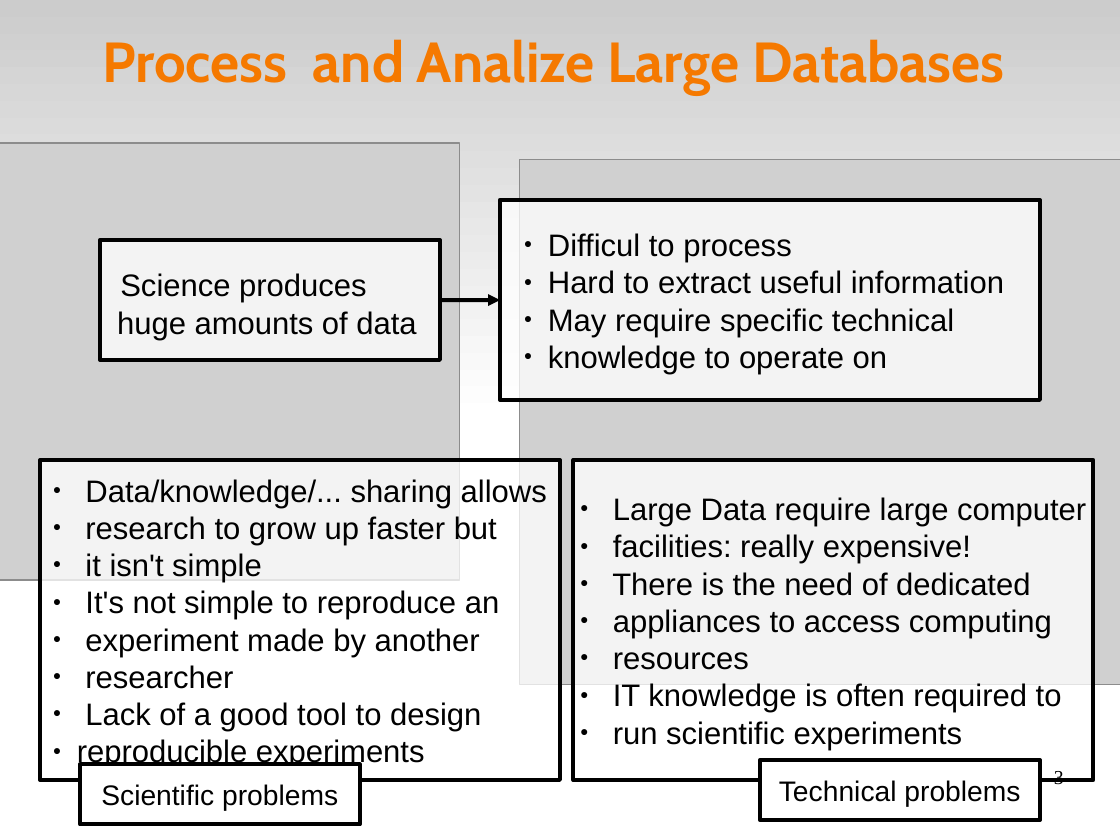
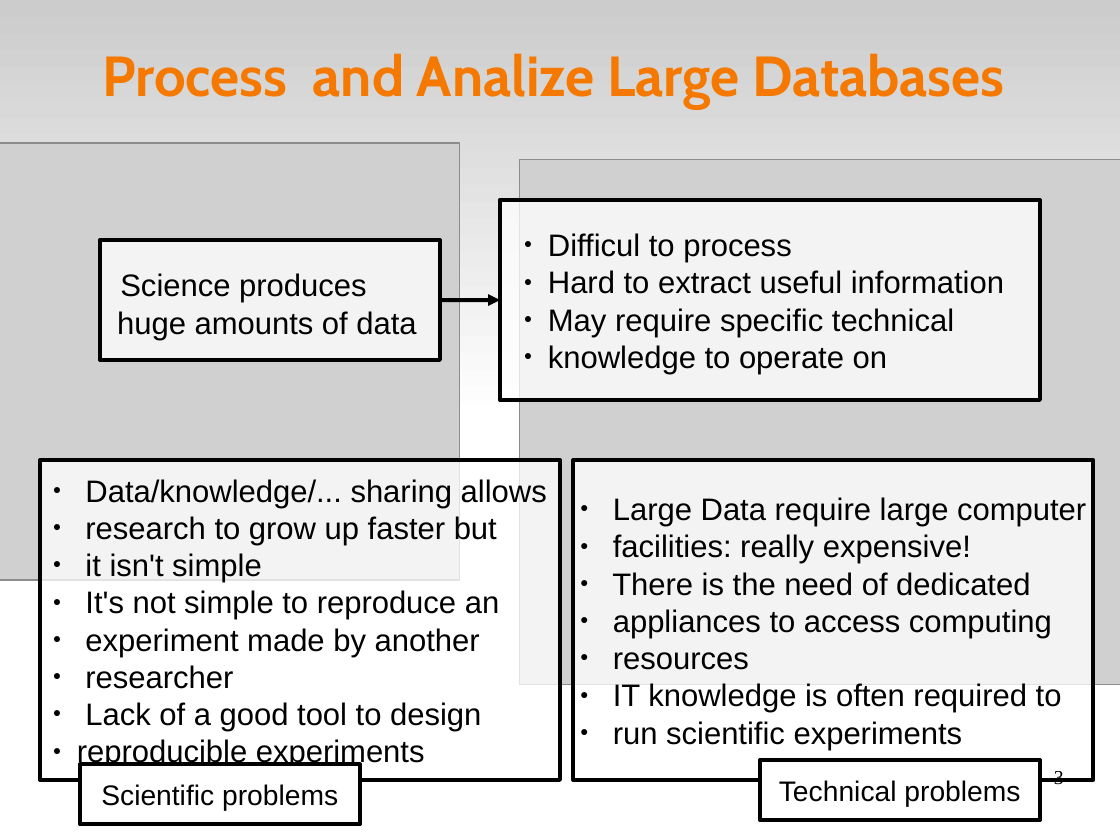
Before and after one commit to volpino/docs-EURAC, a slide deck: slide 3 of presentazione_svizzera.odp. Drawn at 1120x840 pixels with LibreOffice and Linux fonts; fonts in the diff are those of the drawing; grey boxes stand for pictures. Boxes give left, top, right and bottom in pixels: in the first picture for what was removed or moved away, otherwise in the second. Text is boxed around its words. In the diff, an @@ line names an element or a change of style, - is before the commit and + after.

```diff
--- a/presentazione_svizzera.odp
+++ b/presentazione_svizzera.odp
@@ title "Process and Analize Large Databases": place and size @@
-title "Process and Analize Large Databases" at <box>102,39,1005,95</box>
+title "Process and Analize Large Databases" at <box>102,53,1005,109</box>
```
Also in this commit, not shown: 4 other slides changed, 3 other files.
